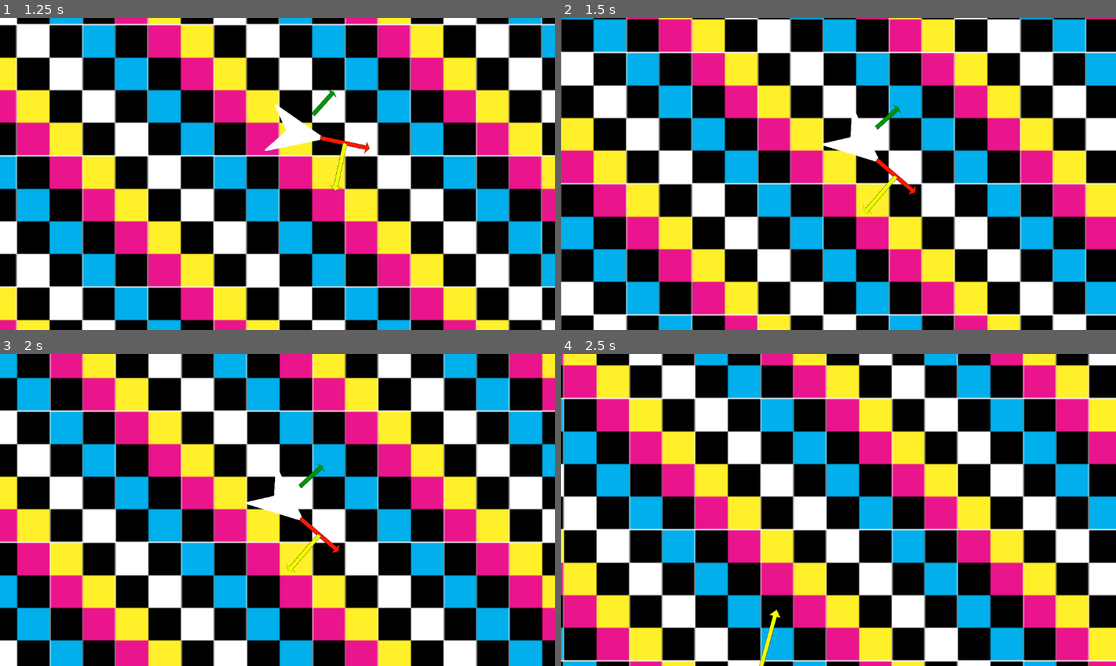
Above: before the commit, frames 1-4 (two rows, left to right).
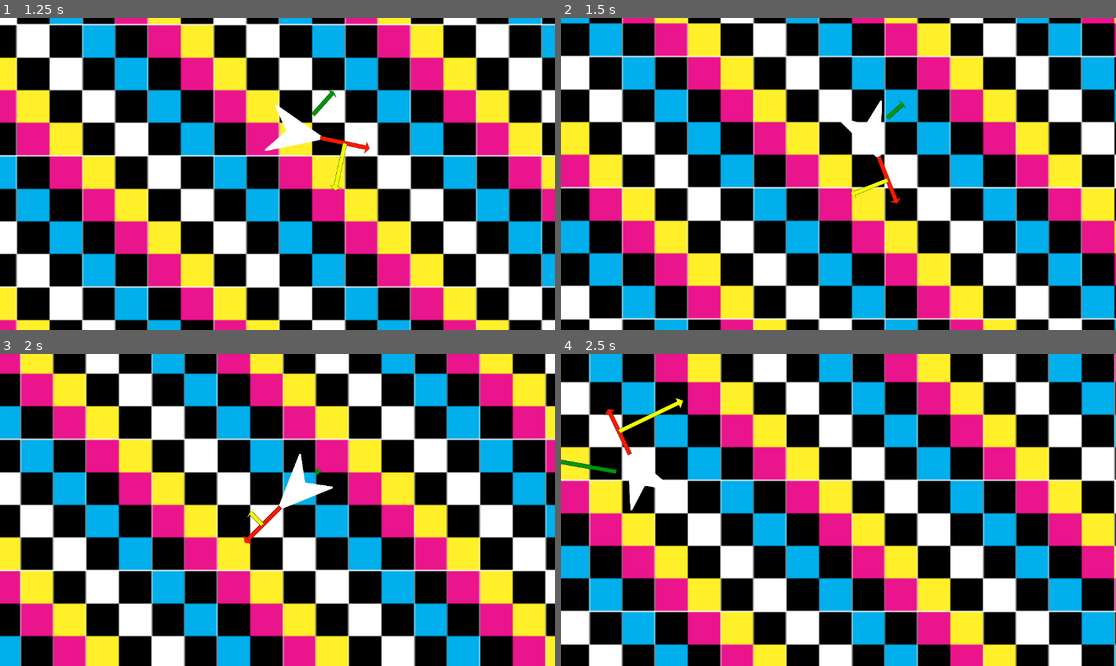
Above: after the commit, the same moments.

Repository: ParadoxArcher/Angle_Advantage
Game: Godot game, scene res://Scenes/GameScene.tscn
The game is run twice, just before and just after one commit, with the same random seed, the same clock (stepped at 60 frames per second) and the same inputs.
Inputs:
- Up to frame 1 (1.25 s): tap Enter at 0.5 s; hold D (RotateRight) from 0.53 s (still down); hold W (Boost) from 0.53 s (still down)
- Up to frame 2 (1.5 s): release D (RotateRight) at 1.28 s; release W (Boost) at 1.28 s; hold S (Brake) from 1.28 s (still down); tap W (Boost) at 1.35 s
- Up to frame 3 (2 s): keep holding S (Brake)
- Up to frame 4 (2.5 s): release S (Brake) at 2.03 s; hold D (RotateRight) from 2.03 s (still down); hold W (Boost) from 2.03 s (still down); tap Space (Dodge) at 2.1 s

Frame 1 is identical in both runs. In frame 2, 32% of the frame differs, in the area x 0-100%, y 0-100%; in frame 3, 80%; in frame 4, 88%.
Error before the commit: Invalid access of index '4' on a base object of type: 'Array'. (res://Scripts/PlayerScript.gd:50)

Commit message:
vault backup: 2025-01-10 11:49:28

Diff:
--- a/zProject Files/Godot/Scripts/PlayerScript.gd
+++ b/zProject Files/Godot/Scripts/PlayerScript.gd
@@ -4,10 +4,10 @@
 ## Rotation Variables
 var RotaSpeed : float = 0
 @export var MaxRota = [TAU, TAU] # {0: Fluctuating, 1: BaseMaxRota}
-@export var RotaAccel = [PI/2,  PI/4] # {0: RotaAccel, 1: RotaDecel}
+@export var RotaAccel = [PI/2,  PI/6] # {0: RotaAccel, 1: RotaDecel}
 
 ## Brake Variables
-@export var BrakeDecel = [2.5, PI] # {0: SpeedAccel, 1: SpeedDecel, 2: RotaAccel, 3: RotaDecel}
+@export var BrakeDecel = [2.5, PI/2] # {0: SpeedAccel, 1: SpeedDecel, 2: RotaAccel, 3: RotaDecel}
 
 ##Dodge Variables
 @export var DodgeMaxSpeed = [1.5, 100, -4] # {0: MaxSpeedMultiplier, 1: MaxSpeedDecel, 2: EaseCurve}
@@ -40,14 +40,14 @@
 	if MoveInput.x != 0:
 		RotaRate = RotaAccel[0] #RotaAccel
 		# BrakeRotaAccel
-		if isBraking && RotaSpeed * MoveInput.x > 0:
+		if isBraking && RotaSpeed * MoveInput.x < 0:
 			RotaRate += BrakeDecel[1]
-		else:
-			RotaRate / BrakeDecel[1]
+		elif isBraking:
+			RotaRate = 0
 	elif not isBraking:
 		RotaRate = RotaAccel[1] #BaseRotaDecel
 	else:
-		RotaRate = BrakeDecel[4] #BrakeRotaDecel
+		RotaRate = BrakeDecel[1] #BrakeRotaDecel
 	#endregion
 
 	#region Boost
@@ -55,10 +55,11 @@
 	if MoveInput.y > 0:
 		BoostDir = Vector2(cos(rotation), sin(rotation))
 		AccelRate = SpeedAccel[0] #SpeedAccel
+		var BrakeMomentum = velocity.normalized() - BoostDir
 	elif not isBraking:
 		AccelRate = SpeedAccel[1] #BaseSpeedDecel
 	else:
-		AccelRate = BrakeDecel[1] #BrakeSpeedDecel
+		AccelRate = BrakeDecel[0] #BrakeSpeedDecel
 	#endregion
 
 	#region Dodge
Not shown, changed: .obsidian/workspace.json
